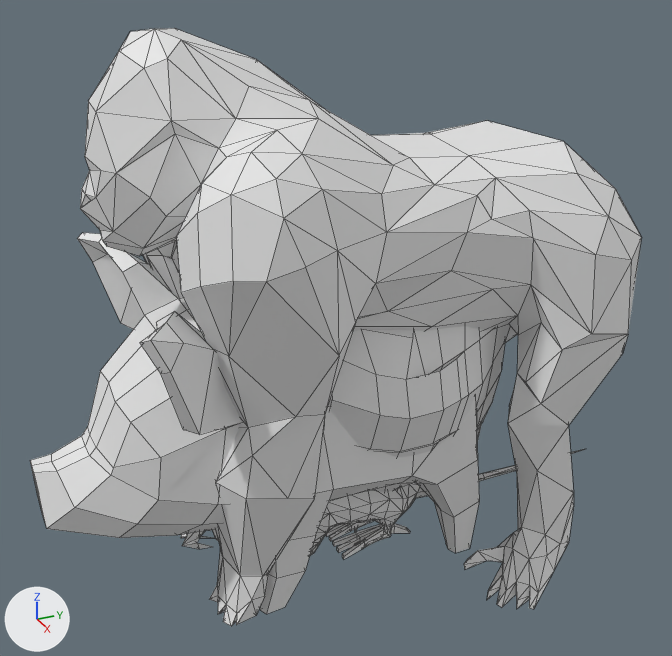
The OBJ model final_project4/Assets/Mesh/Gorilla/Walk/Gorilla_000027.obj as it was, and as the next commit left it.
Camera for both pictures: a 50 mm camera at (2.98, -1.37, 2.5) aimed at (-0.03, -0.01, 1.0). The axes (+X, +Y, +Z) are drawn at lower left. The lights are the same throughout. Mesh edges are drawn as thin lines. Where no turn or scale is listed for an object, it has been applied to the vertices.

The first picture shows '10664_Gorilla_v2', 'Chicken', 'grp1_Mesh', 'pig'.
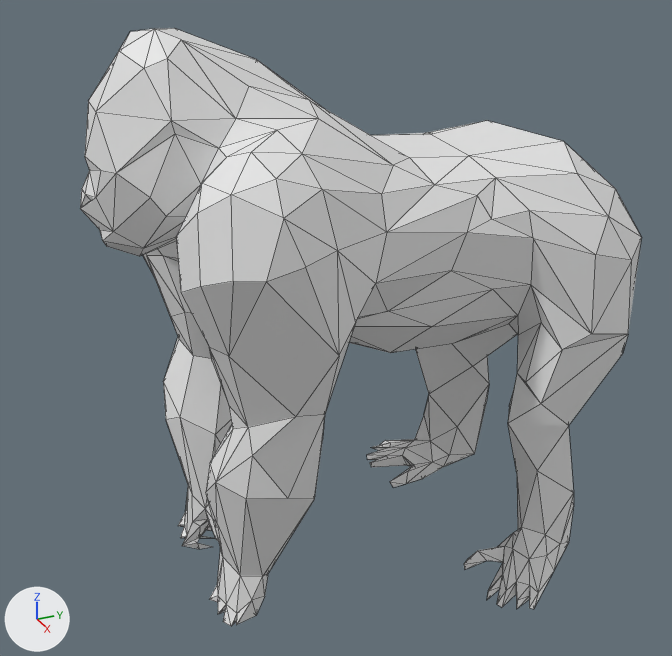
Pixel boxes [x1, y1, x2, y2] of what changed, in the pictures (672 x 656 px):
'pig', deleted
    before: [30, 233, 479, 614]
'Chicken', deleted
    before: [171, 241, 510, 559]
'grp1_Mesh', deleted
    before: [310, 449, 584, 555]

The change in detail:
Object 'Chicken' (ob_chicken) is deleted.
Object 'grp1_Mesh' (ob_grp1_mesh) is deleted.
Object 'pig' (ob_pig) is deleted.
